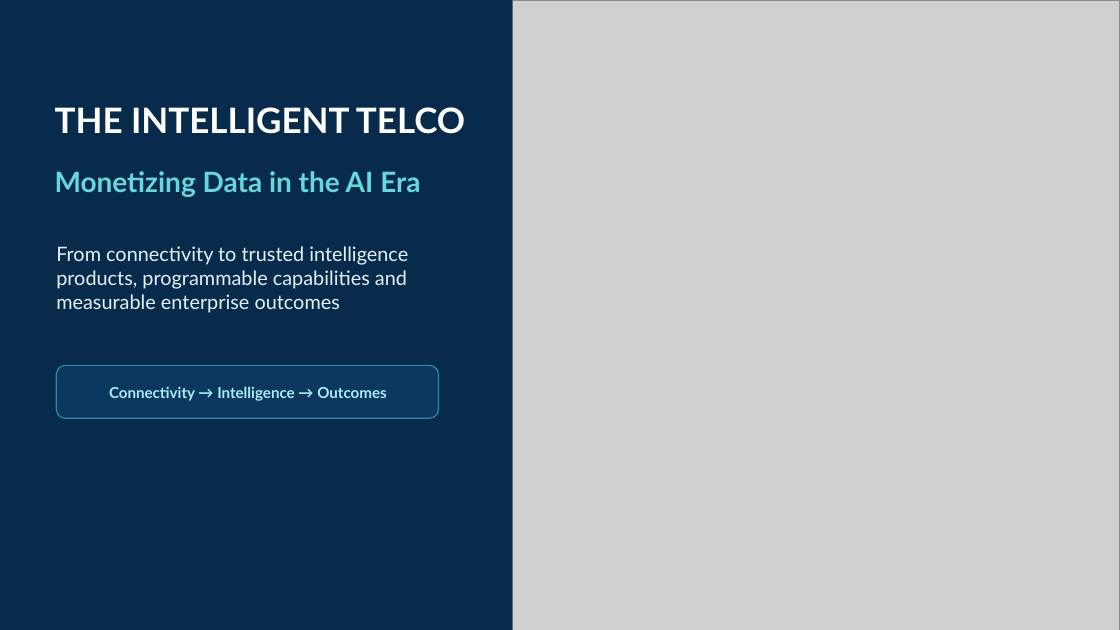
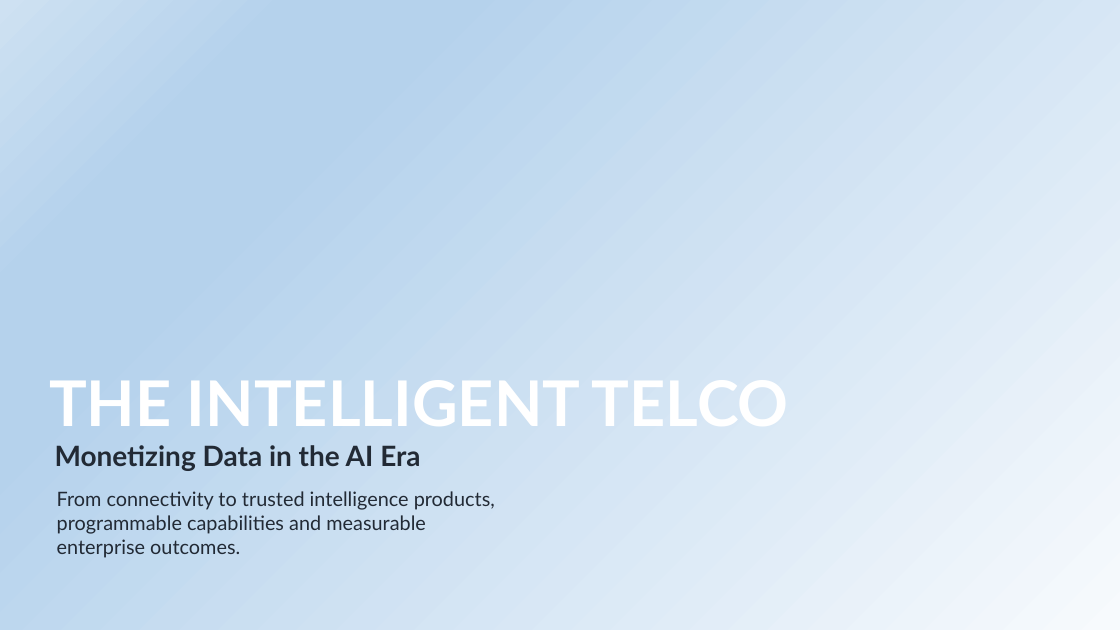
Before and after one commit to rajkamal1410/Invent-Telco-AI-Initiatives, a slide deck: slide 1 of documents/Intelligent_Telco_Infographic_Rich_Presentation.pptx. Drawn at 1120x630 pixels with LibreOffice and Linux fonts; fonts in the diff are those of the drawing; grey boxes stand for pictures; background and template pictures are left out. Boxes give left, top, right and bottom in pixels: in the first picture for what was removed or moved away, otherwise in the second. Text is boxed around its words. In the diff, an @@ line names an element or a change of style, - is before the commit and + after.

```diff
--- a/documents/Intelligent_Telco_Infographic_Rich_Presentation.pptx
+++ b/documents/Intelligent_Telco_Infographic_Rich_Presentation.pptx
@@ background #082B4C to picture (left out) @@
@@ rectangle removed at box(0, 0, 513, 630) @@
@@ picture removed at box(513, 0, 1120, 630) @@
@@ text "THE INTELLIGENT TELCO": place and size @@
-text "THE INTELLIGENT TELCO" at box(55, 107, 465, 134)
+text "THE INTELLIGENT TELCO" at box(49, 380, 580, 426)
@@ text "THE INTELLIGENT TELCO" at box(49, 380, 580, 426): size 30 to 54 pt @@
@@ rounded rectangle removed at box(56, 365, 439, 418) @@
@@ text removed at box(109, 386, 386, 401) @@
-Connectivity → Intelligence → Outcomes
@@ text "Monetizing Data in the AI ...": place and size @@
-text "Monetizing Data in the AI ..." at box(55, 171, 420, 197)
+text "Monetizing Data in the AI ..." at box(55, 445, 420, 471)
@@ text "Monetizing Data in the AI ..." at box(55, 445, 420, 471): text colour #66D6DF to #222A35 @@
@@ text at box(57, 491, 495, 558): text changed; text colour #E3F0F5 to #222A35 @@
-From connectivity to trusted intelligence products, programmable capabilities and measurable enterprise outcomes
+From connectivity to trusted intelligence products, programmable capabilities and measurable enterprise outcomes.
```
Also in this commit, not shown: 13 other slides changed, 1 slide removed, 7 other files.
